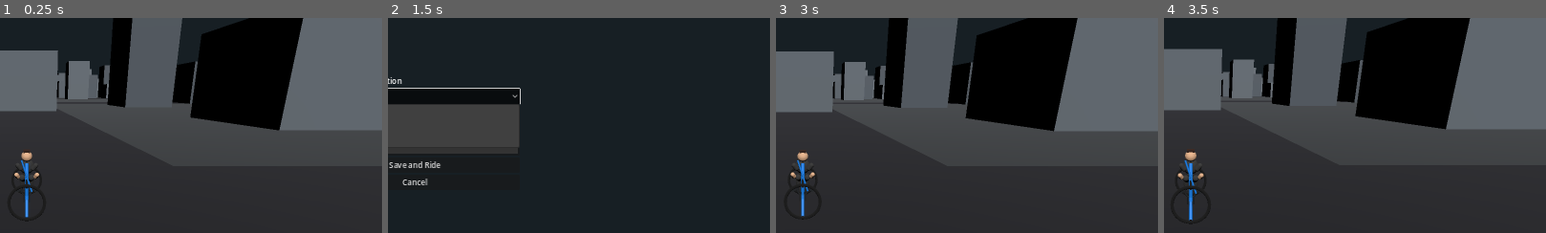
Above: before the commit, frames 1-4 (left to right).
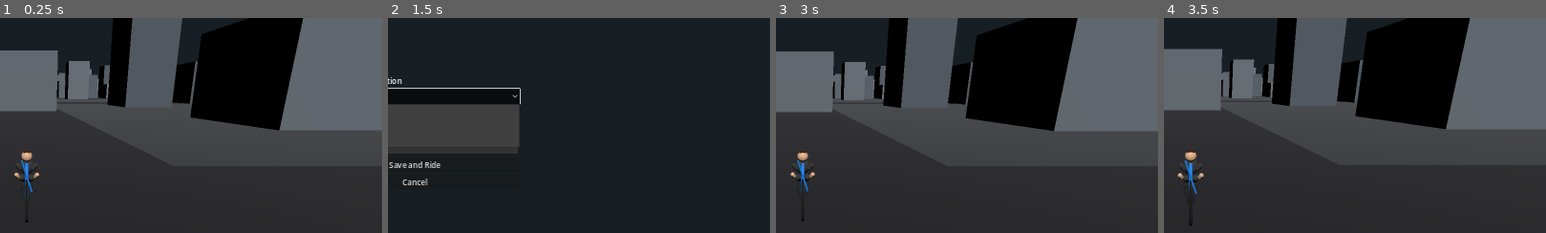
Above: after the commit, the same moments.

Repository: schumannd/bikesim
Game: Godot game, scene res://scenes/Main.tscn
The game is run twice, just before and just after one commit, with the same random seed, the same clock (stepped at 60 frames per second) and the same inputs.
Inputs:
- Up to frame 1 (0.25 s): no input
- Up to frame 2 (1.5 s): hold D (steer_right) 0.53-1.25 s; tap C (open_character_customization) at 0.6 s; click "Casual" at 1.25 s
- Up to frame 3 (3 s): click "Short" at 2 s; click "Cancel" at 2.75 s
- Up to frame 4 (3.5 s): no input
The pictures show only the part of the screen within x 46-96%, y 17-67%; the shares and areas given below are measured in that part.

The runs differ from the first frame. In frame 1, 0.2% of the frame differs, in the area x 3-11%, y 73-96%; in frame 2, nothing differs; in frame 3, 0.2%; in frame 4, 0.2%, in the area x 2-12%, y 70-97%.

Commit message:
Fix bicycle wheel orientation to align with driving direction.
Rotate tire and rim meshes onto the correct wheel plane so axle and spin axis match forward motion instead of appearing perpendicular to travel.

Co-authored-by: Cursor <cursoragent@cursor.com>

Diff:
--- a/scripts/BikeVisualBuilder.gd
+++ b/scripts/BikeVisualBuilder.gd
@@ -64,7 +64,7 @@
 	tire_mesh.outer_radius = wheel_radius
 	tire_mesh.inner_radius = max(0.02, wheel_radius - tire_width)
 	tire.mesh = tire_mesh
-	tire.rotation = Vector3(PI * 0.5, 0, 0)
+	tire.rotation = Vector3(0, 0, PI * 0.5)
 	tire.position = Vector3(0.0, wheel_radius, wheel_z)
 	tire.material_override = tire_mat
 	add_child(tire)
@@ -75,7 +75,7 @@
 	rim_mesh.outer_radius = wheel_radius - tire_width * 0.5
 	rim_mesh.inner_radius = rim_mesh.outer_radius - 0.03
 	rim.mesh = rim_mesh
-	rim.rotation = Vector3(PI * 0.5, 0, 0)
+	rim.rotation = Vector3(0, 0, PI * 0.5)
 	rim.position = Vector3(0.0, wheel_radius, wheel_z)
 	rim.material_override = rim_mat
 	add_child(rim)
